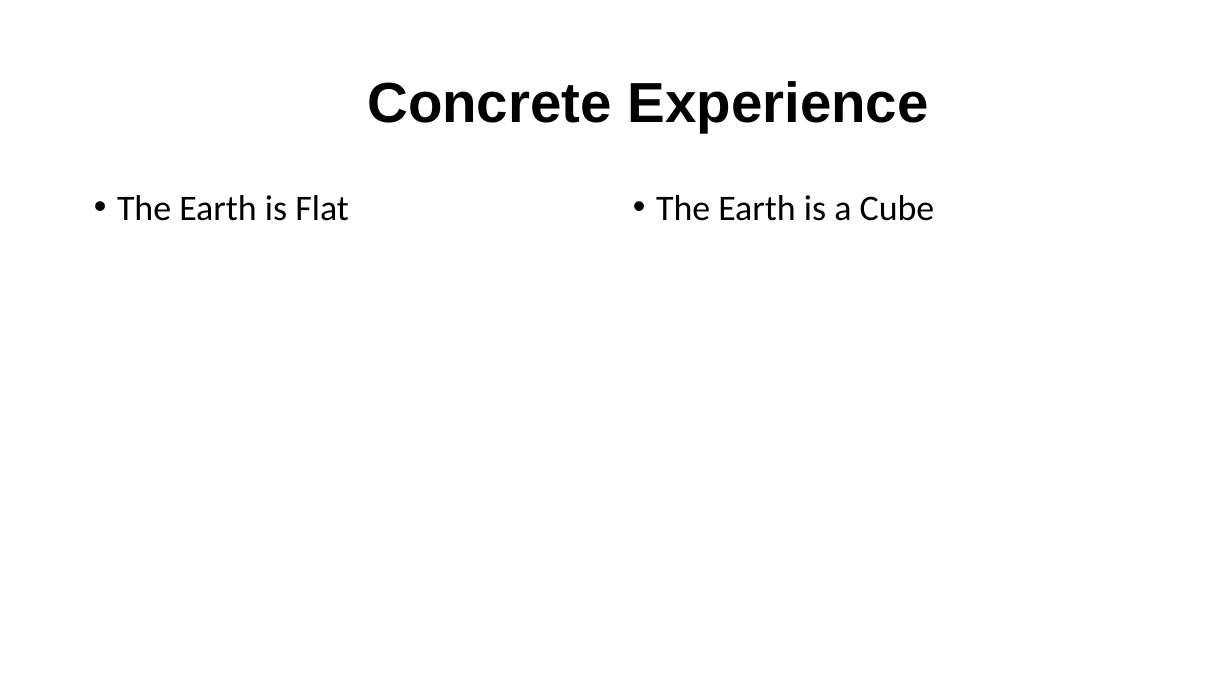
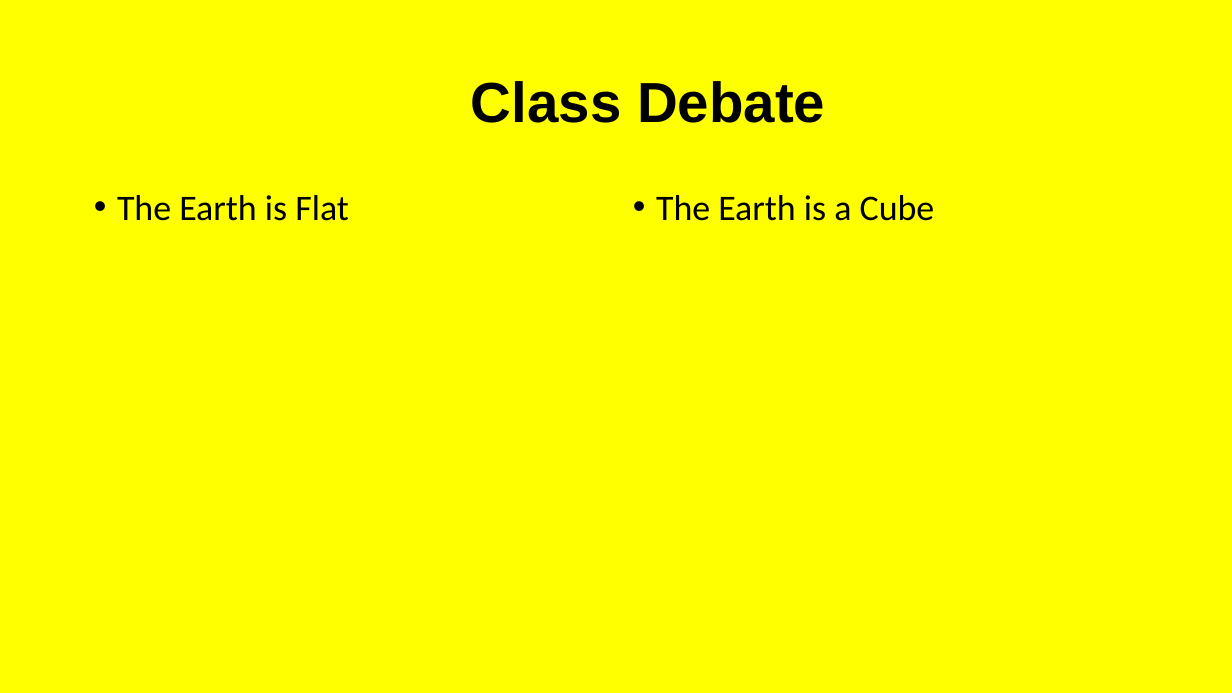
Before and after one commit to irregularchat/Counter_Malign_Information_Training, a slide deck: slide 2 of Counter_Malign_Information/4-Implement-For_Instructors/Lesson_Plans/Lesson_05-Identify_Malign_Information/Audio_Visual-Identify_Misinformation/Instructor-Lesson_Slide-Identify_Misinformation.pptx. Drawn at 1232x693 pixels with LibreOffice and Linux fonts; fonts in the diff are those of the drawing. Boxes give left, top, right and bottom in pixels: in the first picture for what was removed or moved away, otherwise in the second. Text is boxed around its words. In the diff, an @@ line names an element or a change of style, - is before the commit and + after.

```diff
--- a/Counter_Malign_Information/4-Implement-For_Instructors/Lesson_Plans/Lesson_05-Identify_Malign_Information/Audio_Visual-Identify_Misinformation/Instructor-Lesson_Slide-Identify_Misinformation.pptx
+++ b/Counter_Malign_Information/4-Implement-For_Instructors/Lesson_Plans/Lesson_05-Identify_Malign_Information/Audio_Visual-Identify_Misinformation/Instructor-Lesson_Slide-Identify_Misinformation.pptx
@@ background #FFFFFF to #FFFF00 @@
@@ title at bbox=[471, 81, 825, 123]: text changed @@
-Concrete Experience
+Class Debate
```
Also in this commit, not shown: 16 other slides changed, 27 slides added, 1 slide removed, 3 other files.
